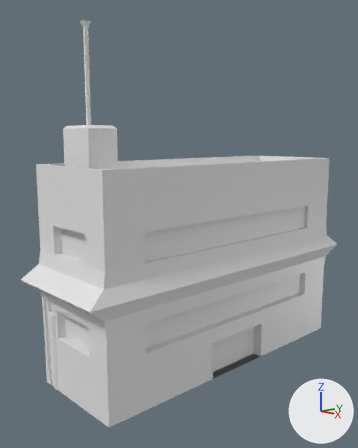
An edit to the Blender file materials/models/building_1/building_1.blend, drawn before and after from the same camera.
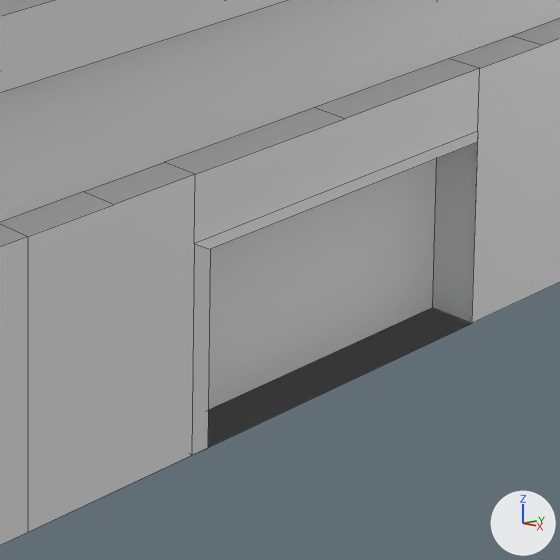
Each version is shown whole from a 50 mm camera at (6.95, -7.01, 4.46) aimed at (-0.34, -0.31, 2.73), then close up on the part from 49% to 77% of the width and 66% to 89% of the height. The axes (+X, +Y, +Z) are drawn at lower right. The lights are the same throughout. The close-ups show mesh edges as thin lines.

The first close-up shows 'Building'.
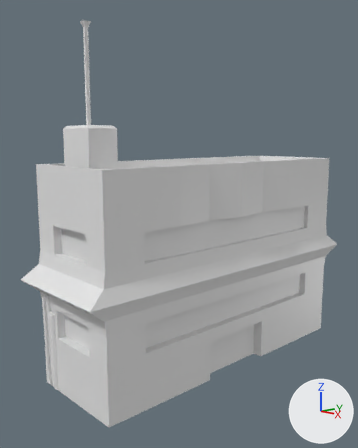
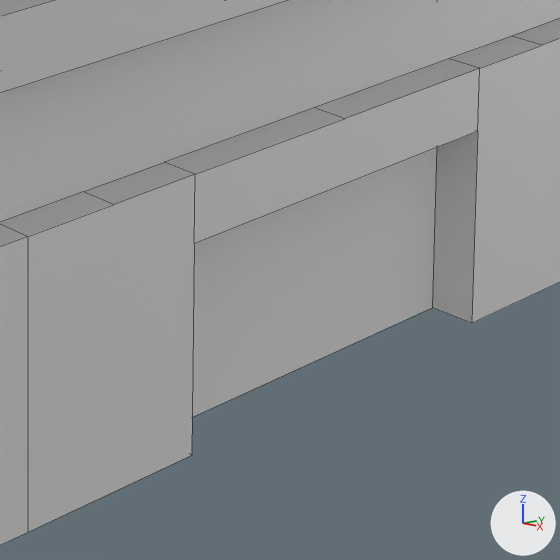
The change in detail:
me_cube has 231 vertices, 176 faces and spans x -1.12..1.12, y -1.12..1.12, z -1.0..2.18.
me_cube is used by ob_building; location (0.0, 0.0, 2.0); scale (1.0, 3.02, 2.0).
Verts and faces of me_cube; kept vertices keep their numbers, new ones are numbered from 231.
Before the commit, vertices of me_cube: 1 (1.0, 1.0, -1.0), 3 (1.0, -1.0, -1.0), 5 (-1.0, 1.0, -1.0), 7 (-1.0, -1.0, -1.0), 44 (1.0, 0.25, -0.62) at pixel (477, 131).
Before the commit, vertices of me_cube: 45 (1.0, -0.25, -0.62) at pixel (194, 243), 46 (1.0, 0.5, -1.0), 48 (1.0, -0.5, -1.0) at pixel (27, 532), 50 (1.0, -0.25, -1.0) at pixel (191, 455), 52 (1.0, 0.25, -1.0) at pixel (471, 323).
Before the commit, vertices of me_cube: 56 (0.81, -0.25, -1.0), 57 (0.81, 0.25, -1.0) at pixel (432, 307), 58 (1.03, 0.24, -0.63) at pixel (477, 142), 59 (1.03, -0.24, -0.63) at pixel (210, 249), 60 (1.03, -0.24, -0.99) at pixel (207, 448).
Before the commit, vertices of me_cube: 61 (1.03, 0.24, -0.99), 195 (-0.88, -1.0, -1.0), 196 (-0.8, -1.0, -1.0), 197 (-0.64, -1.0, -1.0), 198 (-0.57, -1.0, -1.0).
Part 1, on me_cube:
Vertices deleted: 58 to 61 (with the faces that use them).
Faces deleted: (1, 46, 52, 50, 48, 3, 198, 197, 196, 195, 7, 5), (50, 52, 57, 56).

What differs and where, as boxes (x1, y1, x2, y2) in the close-ups (560 x 560 px):
part 1 of me_cube, deleted (black)
    before: (31, 131, 478, 531)
